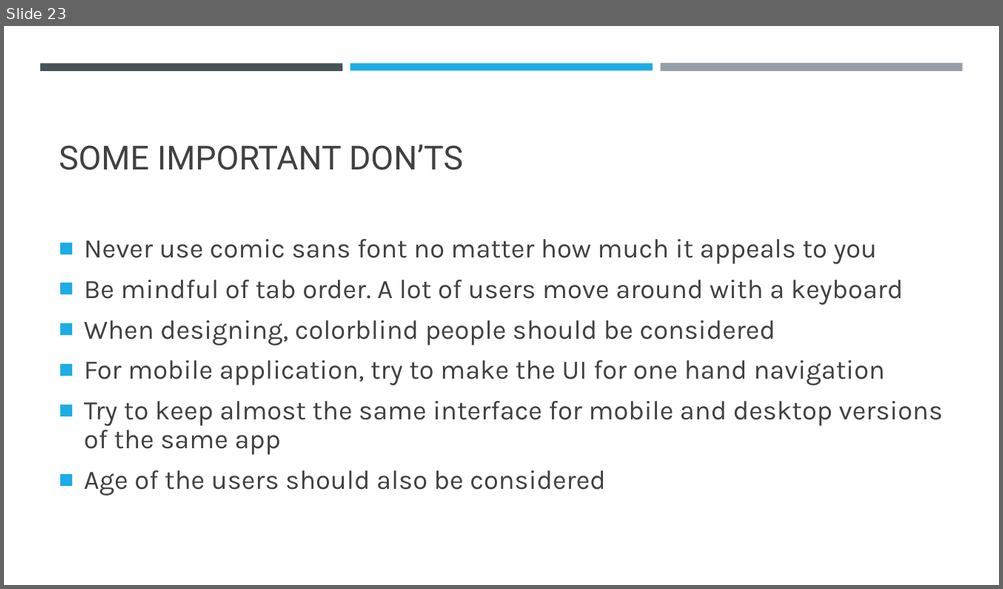
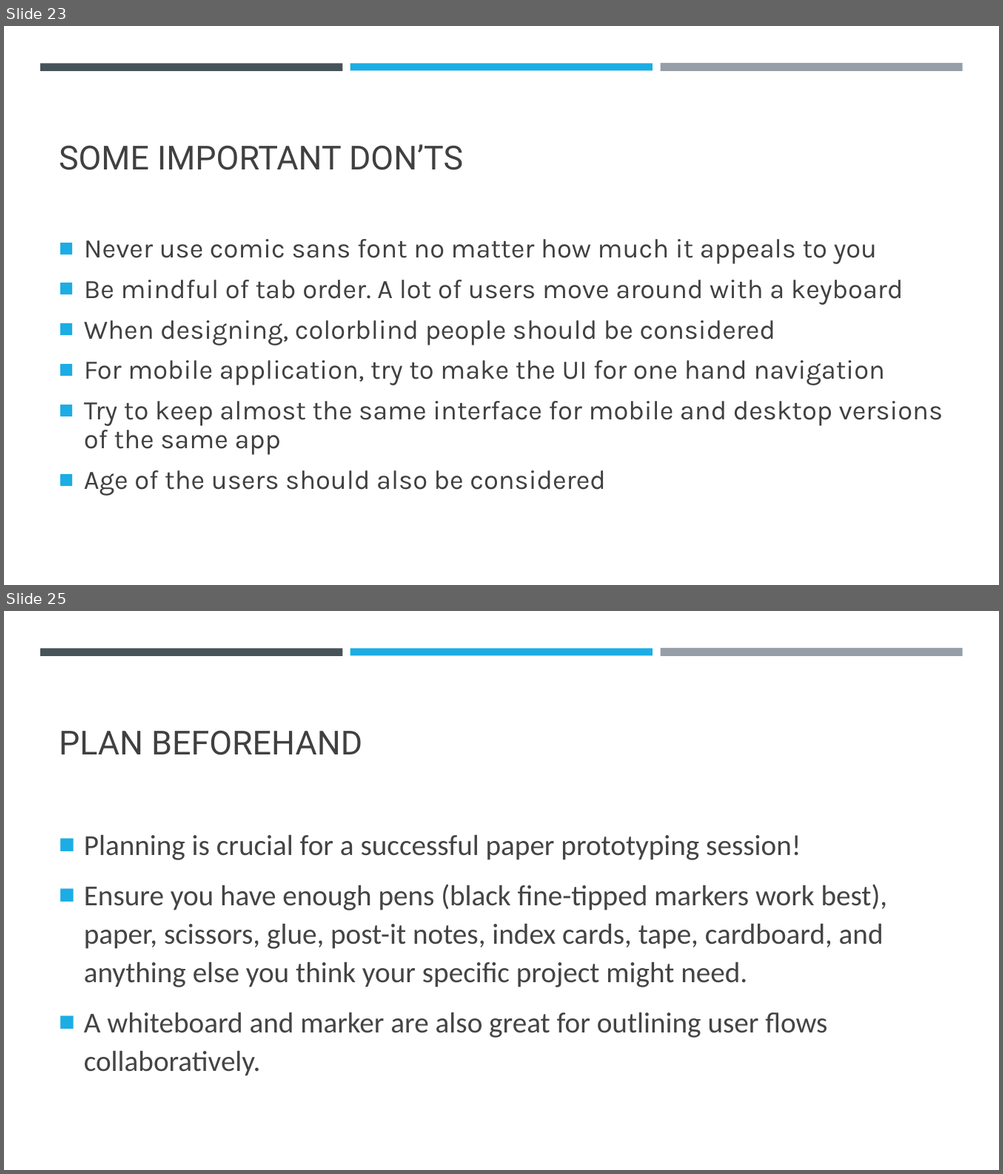
Before and after one commit to umairazfar/Software-Engineering, a slide deck: Slides/COMMON UI mistakes.pptx. Shown one above the other, each under a label of ours: slide 23 before the commit, slides 23 and 25 after it; the slides between them are not shown. The pictures are 1003x589 and 1003x1174 pixels, drawn with LibreOffice and Linux fonts; fonts in the diff are those of the drawing. Boxes give left, top, right and bottom in pixels: in the first picture for what was removed or moved away, otherwise in the second. Text is boxed around its words. In the diff, an @@ line names an element or a change of style, - is before the commit and + after.

```diff
--- a/Slides/COMMON UI mistakes.pptx
+++ b/Slides/COMMON UI mistakes.pptx
@@ slide 25 added at [4,611,999,1170], background #FFFFFF; not listed: 3 template elements that a slide beside it also shows @@
@@ title added at [59,730,362,755], 32 pt, text #404040 @@
+PLAN BEFOREHAND
@@ text added at [84,834,888,1076], 28 pt, text #444444 @@
+■ Planning is crucial for a successful paper prototyping session!
+■ Ensure you have enough pens (black fine-tipped markers work best), paper, scissors, glue, post-it notes, index cards, tape, cardboard, and anything else you think your specific project might need.
+■ A whiteboard and marker are also great for outlining user flows collaboratively.
```
Also in this commit, not shown: 6 other slides added, 2 other files.
